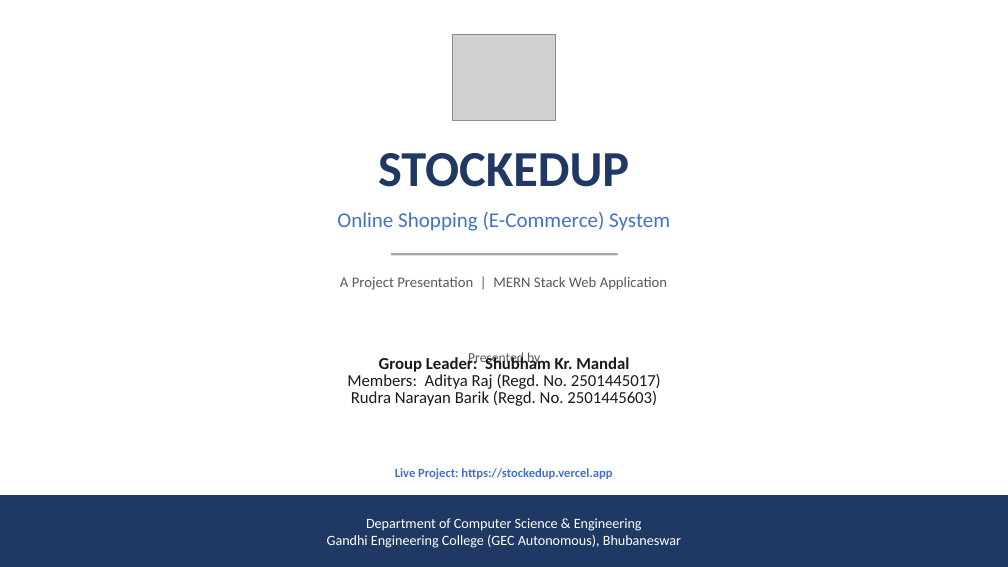
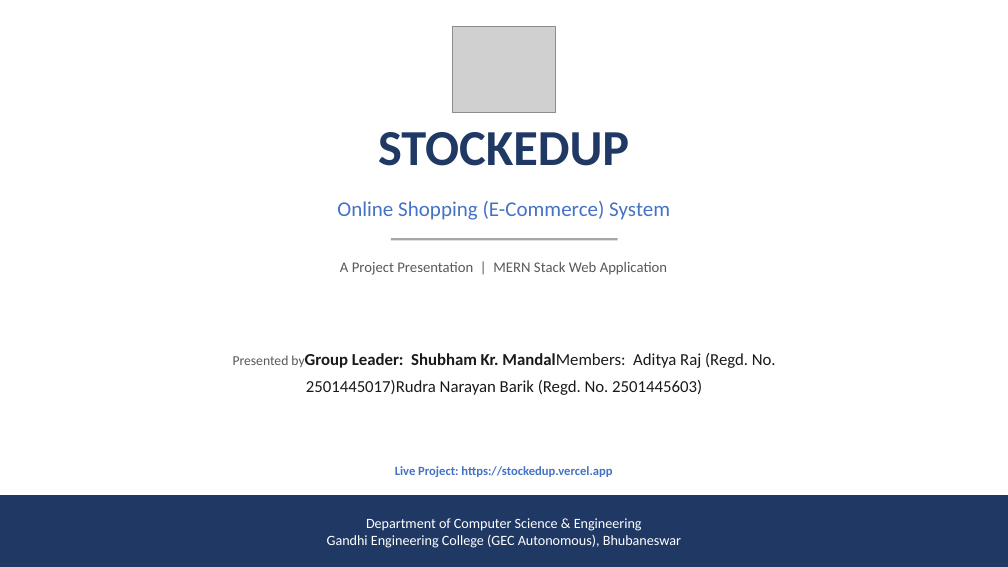
Before and after one commit to adittsingh/Online-Shopping-E-Commerce-System, a slide deck: slide 1 of Stockedup_Project_Presentation.pptx. Drawn at 1008x567 pixels with LibreOffice and Linux fonts; fonts in the diff are those of the drawing; grey boxes stand for pictures. Boxes give left, top, right and bottom in pixels: in the first picture for what was removed or moved away, otherwise in the second. Text is boxed around its words. In the diff, an @@ line names an element or a change of style, - is before the commit and + after.

Commit message:
Use deployed Vercel URLs instead of localhost; fix overlapping text in presentation slides

```diff
--- a/Stockedup_Project_Presentation.pptx
+++ b/Stockedup_Project_Presentation.pptx
@@ picture: place and size @@
-picture at box(453, 34, 555, 120)
+picture at box(453, 26, 555, 113)
@@ text "STOCKEDUP": place and size @@
-text "STOCKEDUP" at box(378, 153, 629, 187)
+text "STOCKEDUP" at box(378, 132, 629, 166)
@@ text "Online Shopping (E-Commerce) System": place and size @@
-text "Online Shopping (E-Commerce) System" at box(337, 212, 670, 231)
+text "Online Shopping (E-Commerce) System" at box(337, 201, 670, 220)
@@ rectangle: place and size @@
-rectangle at box(391, 253, 618, 256)
+rectangle at box(391, 238, 618, 240)
@@ text "A Project Presentation | MERN ...": place and size @@
-text "A Project Presentation | MERN ..." at box(340, 277, 667, 290)
+text "A Project Presentation | MERN ..." at box(340, 262, 667, 275)
@@ text at box(233, 353, 776, 395): text changed @@
-Presented by
-Group Leader: Shubham Kr. Mandal
-Members: Aditya Raj (Regd. No. 2501445017)
-Rudra Narayan Barik (Regd. No. 2501445603)
+Presented byGroup Leader: Shubham Kr. MandalMembers: Aditya Raj (Regd. No. 2501445017)Rudra Narayan Barik (Regd. No. 2501445603)
```
Also in this commit, not shown: 2 other slides changed, 6 other files.
